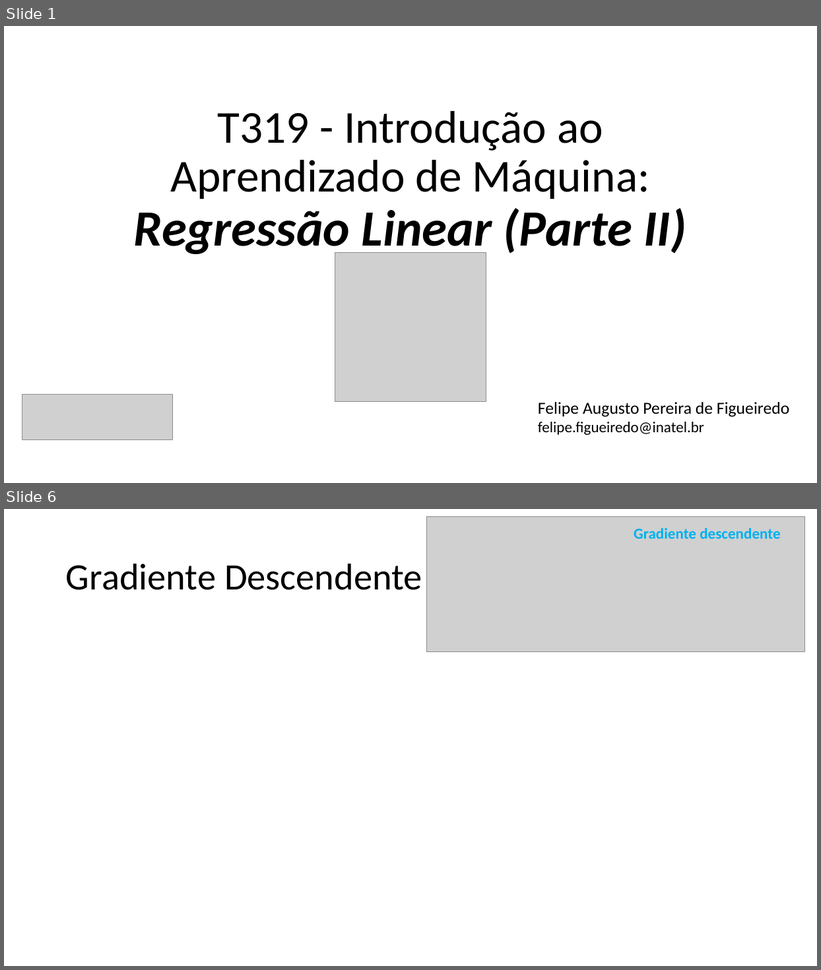
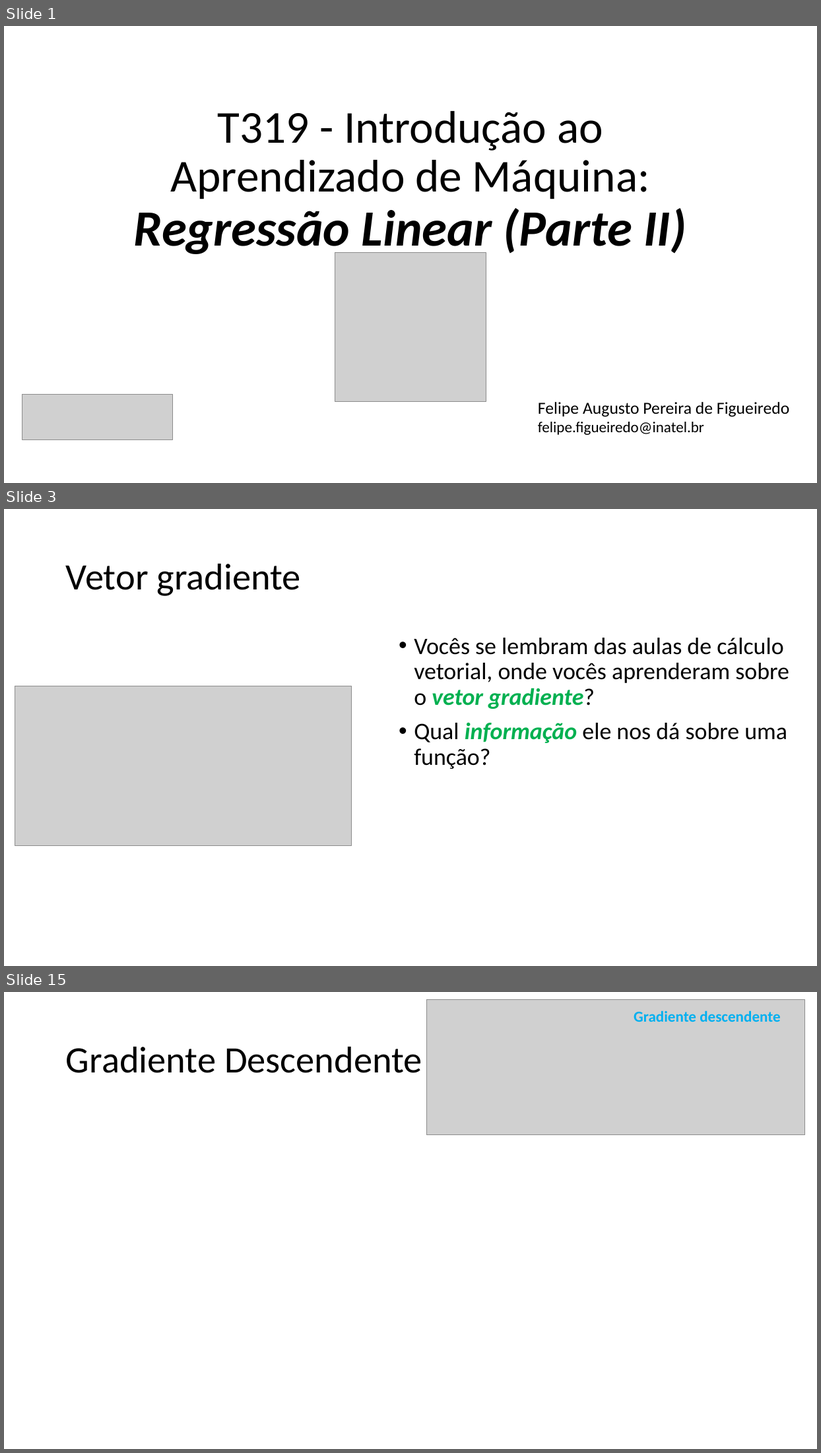
Before and after one commit to zz4fap/t319_aprendizado_de_maquina, a slide deck: slides/T319_Regressão_Linear (Parte II).pptx. Shown one above the other, each under a label of ours: slides 1 and 6 before the commit, slides 1, 3 and 15 after it; the slides between them are not shown. The pictures are 821x970 and 821x1453 pixels, drawn with LibreOffice and Linux fonts; fonts in the diff are those of the drawing; grey boxes stand for pictures. Boxes give left, top, right and bottom in pixels: in the first picture for what was removed or moved away, otherwise in the second. Text is boxed around its words. In the diff, an @@ line names an element or a change of style, - is before the commit and + after.

```diff
--- a/slides/T319_Regressão_Linear (Parte II).pptx
+++ b/slides/T319_Regressão_Linear (Parte II).pptx
@@ slide 3 added at [4,509,817,966], background #FFFFFF @@
@@ title added at [66,563,301,596], 44 pt, text #000000 @@
+Vetor gradiente
@@ text added at [414,638,789,769], 28 pt, text #000000 @@
+• Vocês se lembram das aulas de cálculo vetorial, onde vocês aprenderam sobre o vetor gradiente?
+• Qual informação ele nos dá sobre uma função?
@@ picture added at [15,686,352,846] @@
@@ what was slide 6 is now slide 15 @@
```
Also in this commit, not shown: 2 slides changed, 16 other slides added, 2 slides removed, 5 other files.
